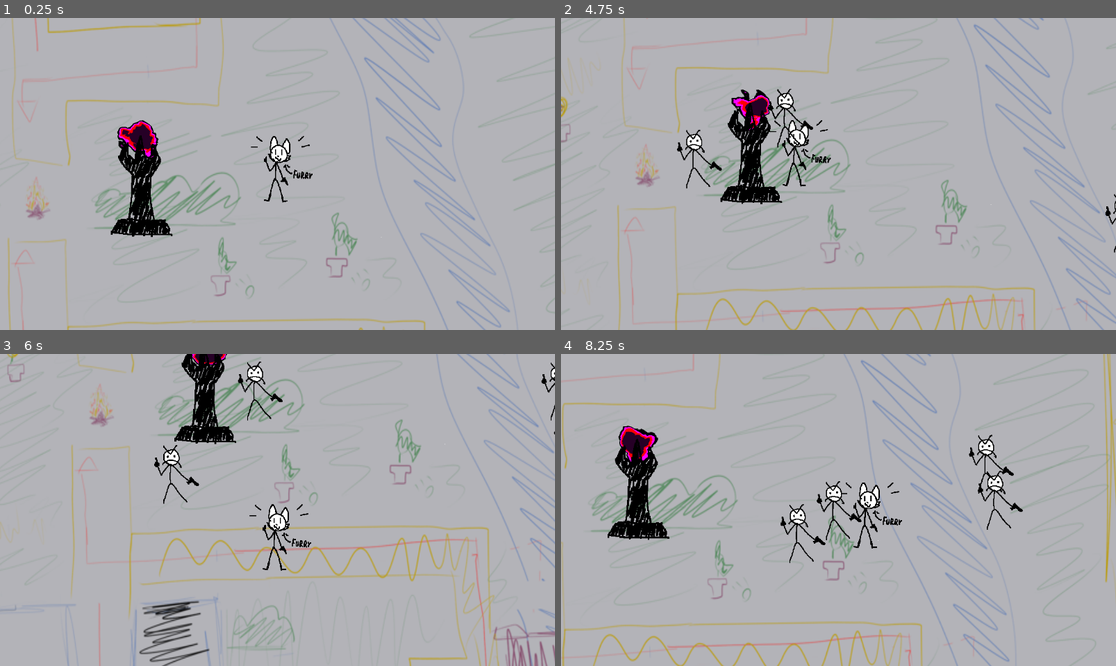
Above: before the commit, frames 1-4 (two rows, left to right).
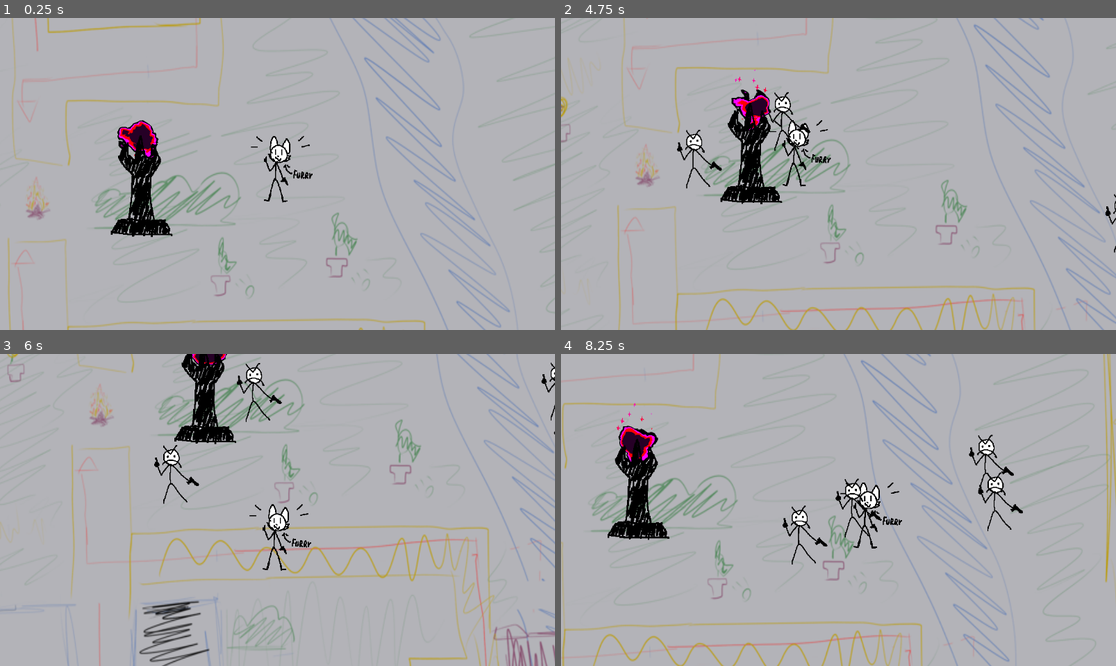
Above: after the commit, the same moments.

Repository: ndvrxd/cultism
Game: Godot game, scene res://scenes/world.tscn
Same seed, same stepped clock (60 frames per second), same inputs: the game is played once before the commit and once after it.
Inputs:
- Up to frame 1 (0.25 s): no input
- Up to frame 2 (4.75 s): hold D (right) 0.53-1.28 s; hold S (down) 1.28-2.03 s; hold D (right) 2.03-2.78 s; hold W (up) 2.78-3.53 s; hold A (left) from 3.53 s (still down)
- Up to frame 3 (6 s): release A (left) at 5.03 s; hold S (down) 5.03-5.78 s; hold D (right) from 5.78 s (still down)
- Up to frame 4 (8.25 s): release D (right) at 6.53 s; hold W (up) 6.53-7.28 s; hold D (right) 7.28-8.03 s; hold S (down) from 8.03 s (still down)

The runs differ from the first frame. In frame 1, less than 0.1% of the frame differs, in the area x 24-25%, y 43-45%; in frame 2, 0.4%; in frame 3, 0.4%; in frame 4, 1.2%, in the area x 10-84%, y 15-68%.

Commit message:
funny sparkles and collision changes
players can pass through enemies to not softlock

Diff:
--- a/cult-game-version-0.1/objects/enemy.tscn
+++ b/cult-game-version-0.1/objects/enemy.tscn
@@ -8,6 +8,8 @@
 
 [node name="enemy" type="CharacterBody2D"]
 disable_mode = 1
+collision_layer = 2
+collision_mask = 2
 motion_mode = 1
 slide_on_ceiling = false
 wall_min_slide_angle = 0.0
--- a/cult-game-version-0.1/objects/test_effigy.tscn
+++ b/cult-game-version-0.1/objects/test_effigy.tscn
@@ -1,7 +1,35 @@
-[gd_scene load_steps=6 format=3 uid="uid://bhatrw3cecxw1"]
+[gd_scene load_steps=12 format=3 uid="uid://bhatrw3cecxw1"]
 
+[ext_resource type="Texture2D" uid="uid://c3l4kkjo4q83i" path="res://art/particle/sparkle haha.png" id="1_ocdxr"]
 [ext_resource type="Texture2D" uid="uid://cqrh7ndjucvg5" path="res://art/effigy ph.png" id="1_qbvs6"]
 [ext_resource type="Shader" uid="uid://hcf2iarxkvam" path="res://effigy_flame.tres" id="2_bln26"]
+
+[sub_resource type="Gradient" id="Gradient_68kti"]
+colors = PackedColorArray(1, 0, 0, 1, 1, 0, 1, 1)
+
+[sub_resource type="GradientTexture1D" id="GradientTexture1D_id21g"]
+gradient = SubResource("Gradient_68kti")
+
+[sub_resource type="Curve" id="Curve_l2qjb"]
+_data = [Vector2(0, 0), 0.0, 0.0, 0, 0, Vector2(0.233333, 0.901099), 1.04895, 1.04895, 0, 0, Vector2(0.72, 0.681319), -1.15735, -1.15735, 0, 0, Vector2(1, 0), 0.0, 0.0, 0, 0]
+point_count = 4
+
+[sub_resource type="CurveTexture" id="CurveTexture_uot4q"]
+curve = SubResource("Curve_l2qjb")
+
+[sub_resource type="ParticleProcessMaterial" id="ParticleProcessMaterial_yi8o0"]
+particle_flag_disable_z = true
+emission_shape = 2
+emission_sphere_radius = 3.0
+direction = Vector3(0, -1, 0)
+initial_velocity_min = 3.0
+initial_velocity_max = 4.0
+gravity = Vector3(0, -200, 0)
+scale_min = 0.2
+scale_max = 0.2
+scale_curve = SubResource("CurveTexture_uot4q")
+color_ramp = SubResource("GradientTexture1D_id21g")
+turbulence_enabled = true
 
 [sub_resource type="ShaderMaterial" id="ShaderMaterial_moupg"]
 shader = ExtResource("2_bln26")
@@ -14,6 +42,15 @@
 
 [node name="test effigy" type="StaticBody2D"]
 scale = Vector2(12.7775, 12.7775)
+collision_layer = 3
+collision_mask = 0
+
+[node name="GPUParticles2D" type="GPUParticles2D" parent="."]
+position = Vector2(0, -7.45)
+scale = Vector2(1, 1)
+process_material = SubResource("ParticleProcessMaterial_yi8o0")
+texture = ExtResource("1_ocdxr")
+trail_lifetime = 0.2
 
 [node name="flame fx" type="MeshInstance2D" parent="."]
 material = SubResource("ShaderMaterial_moupg")
@@ -21,9 +58,6 @@
 rotation = 3.14159
 scale = Vector2(12.2, 12.2)
 mesh = SubResource("QuadMesh_lbiwx")
-
-[node name="GPUParticles2D" type="GPUParticles2D" parent="."]
-scale = Vector2(1, 1)
 
 [node name="Sprite" type="Sprite2D" parent="."]
 texture_filter = 1
--- a/cult-game-version-0.1/scenes/world.tscn
+++ b/cult-game-version-0.1/scenes/world.tscn
@@ -138,6 +138,7 @@
 
 [node name="Map Boundaries" type="StaticBody2D" parent="."]
 position = Vector2(-853, -566)
+collision_layer = 3
 
 [node name="CollisionShape2D" type="CollisionShape2D" parent="Map Boundaries"]
 position = Vector2(0, 2)
--- a/cult-game-version-0.1/scripts/enemy.gd
+++ b/cult-game-version-0.1/scripts/enemy.gd
@@ -1,6 +1,6 @@
 extends CharacterBody2D
 
-@export var speed:float = 400
+@export var speed:float = 150
 @export var accel:float = 7
 var player_pos
 var target_pos
Binary file added: cult-game-version-0.1/art/particle/sparkle haha.png
Not shown, added: cult-game-version-0.1/art/particle/sparkle haha.png.import
